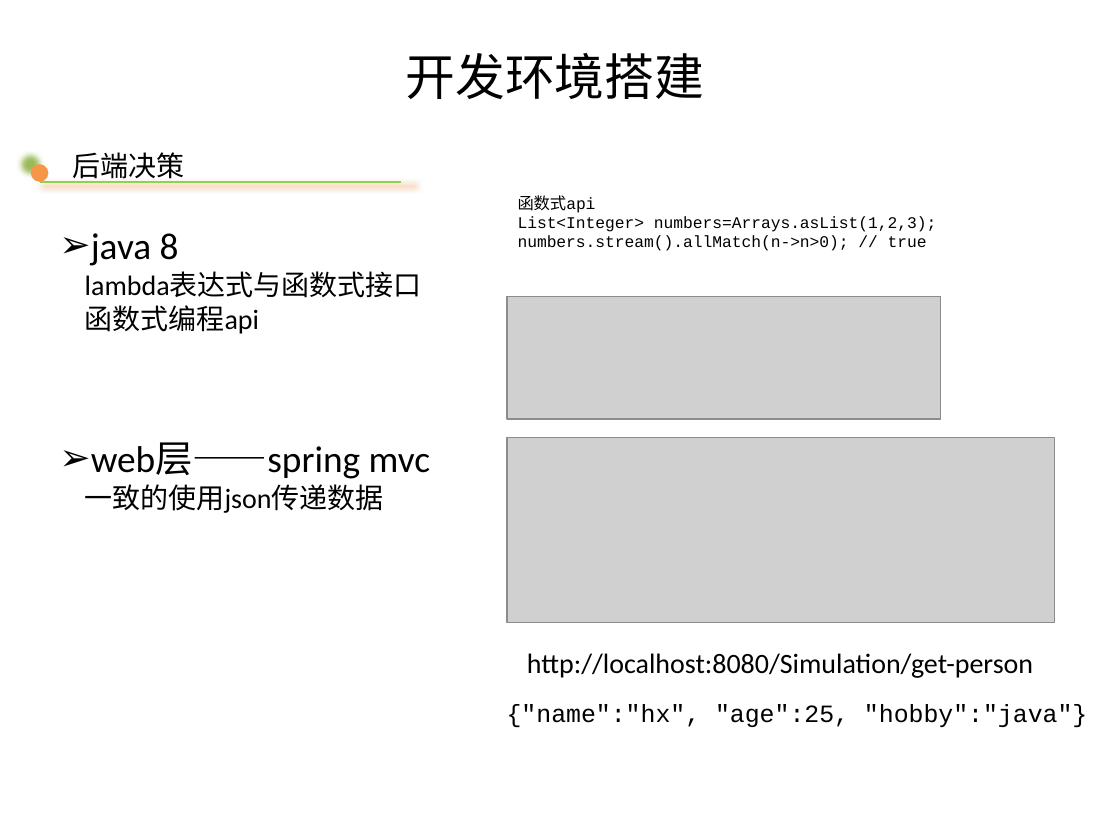
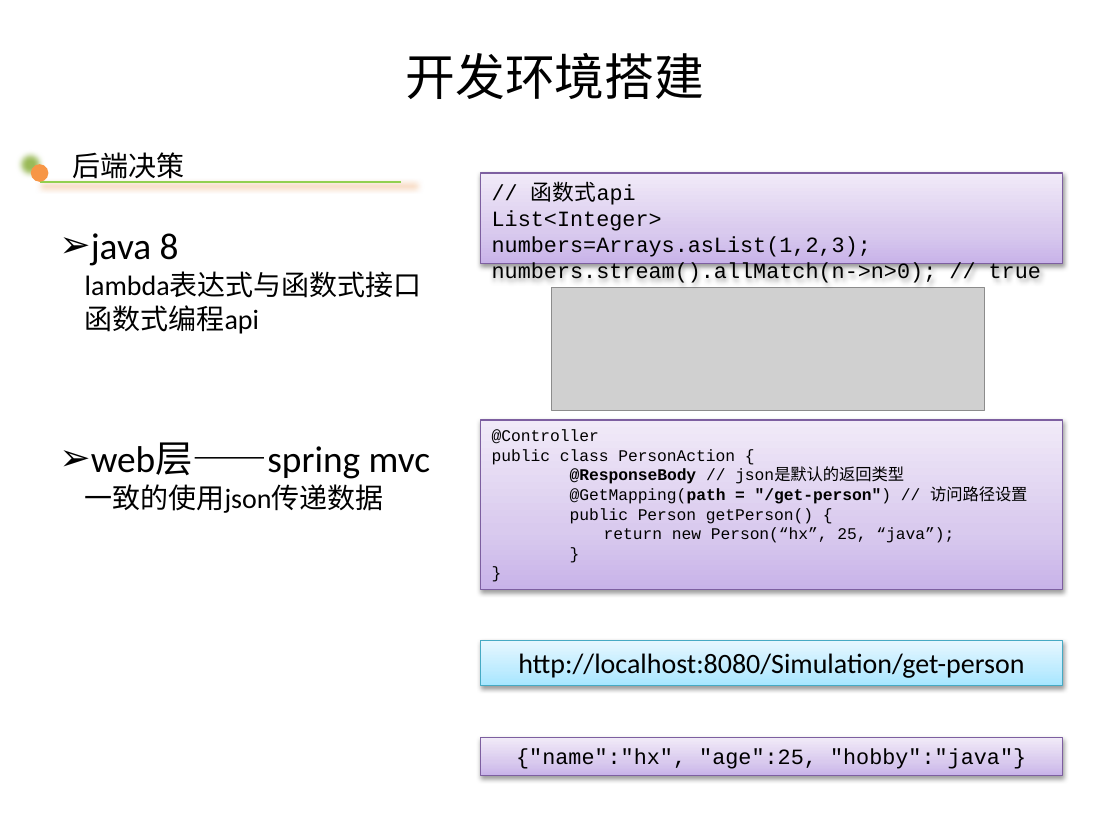
Before and after one commit to gongwm/graduate, a slide deck: slide 13 of 论文/水电机组控制与故障诊断_M201373325_胡弦_基于敏捷方法的水轮机仿真软件设计与实现.pptm (slide 12 before the commit). Drawn at 1120x840 pixels with LibreOffice and Linux fonts; fonts in the diff are those of the drawing; grey boxes stand for pictures; background and template pictures are left out. Boxes give left, top, right and bottom in pixels: in the first picture for what was removed or moved away, otherwise in the second. Text is boxed around its words. In the diff, an @@ line names an element or a change of style, - is before the commit and + after.

```diff
--- a/论文/水电机组控制与故障诊断_M201373325_胡弦_基于敏捷方法的水轮机仿真软件设计与实现.pptm
+++ b/论文/水电机组控制与故障诊断_M201373325_胡弦_基于敏捷方法的水轮机仿真软件设计与实现.pptm
@@ rectangle added at (480, 174, 1063, 264), fill gradient #C9B5E8 to #D8CBEE to #F0EAF9, outline #7D60A0 0.75 pt, 14 pt, text #000000 @@
+// 函数式api
+List<Integer> numbers=Arrays.asList(1,2,3);
+numbers.stream().allMatch(n->n>0); // true
@@ table removed at (472, 196, 976, 270), 1 rows, 1 columns @@
-函数式api / List<Integer> numbers=Arrays.asList(1,2,3); / numbers.stream().allMatch(n->n>0); // true
@@ picture: place and size @@
-picture at (507, 297, 941, 419)
+picture at (551, 288, 984, 410)
@@ rectangle added at (480, 420, 1063, 589), fill gradient #C9B5E8 to #D8CBEE to #F0EAF9, outline #7D60A0 0.75 pt, 10.5 pt, text #000000 @@
+@Controller
+public class PersonAction {
+@ResponseBody // json是默认的返回类型
+@GetMapping(path = "/get-person") // 访问路径设置
+public Person getPerson() {
+return new Person(“hx”, 25, “java”);
+}
+}
@@ picture removed at (507, 438, 1055, 623) @@
@@ rectangle "http://localhost:8080/Simulation/get-person": place and size @@
-rectangle "http://localhost:8080/Simulation/get-person" at (527, 653, 1033, 678)
+rectangle "http://localhost:8080/Simulation/get-person" at (480, 641, 1063, 685)
@@ rectangle "http://localhost:8080/Simulation/get-person" at (480, 641, 1063, 685): alignment left to centre; fill none to gradient #A7E6FF to #C1EDFF to #E7F8FF; outline none to #46AAC5 0.75 pt; shadow on @@
@@ table removed at (498, 711, 1107, 764), 1 rows, 1 columns @@
-{"name":"hx", "age":25, "hobby":"java"}
@@ rectangle added at (480, 737, 1063, 775), fill gradient #C9B5E8 to #D8CBEE to #F0EAF9, outline #7D60A0 0.75 pt, 14 pt, text #000000 @@
+{"name":"hx", "age":25, "hobby":"java"}
```
Also in this commit, not shown: 26 other slides changed, 5 slides added, 7 other files.
